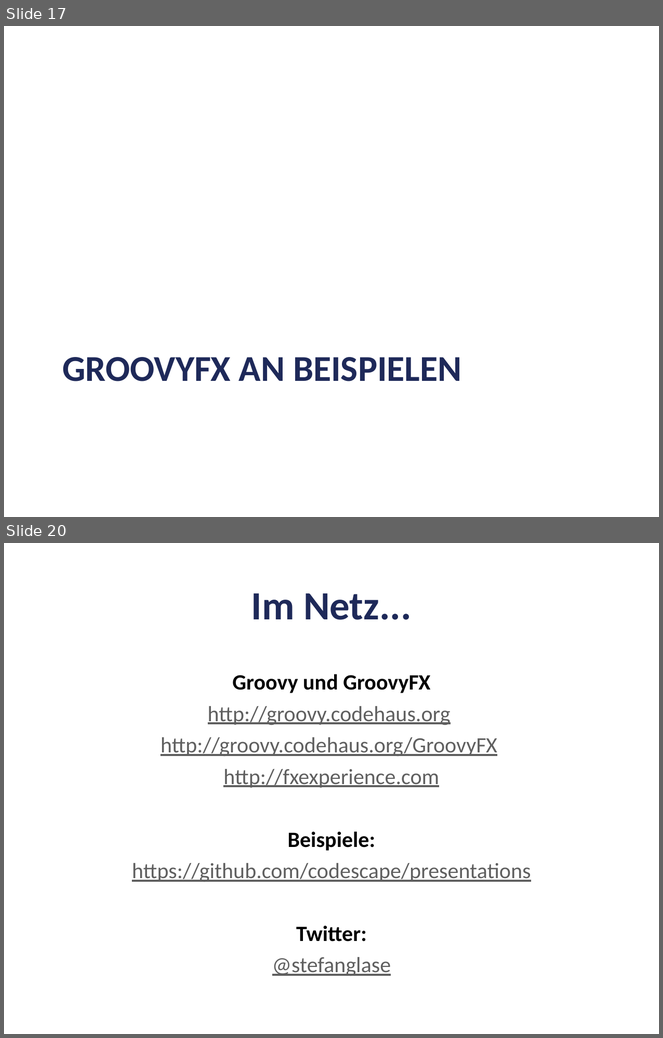
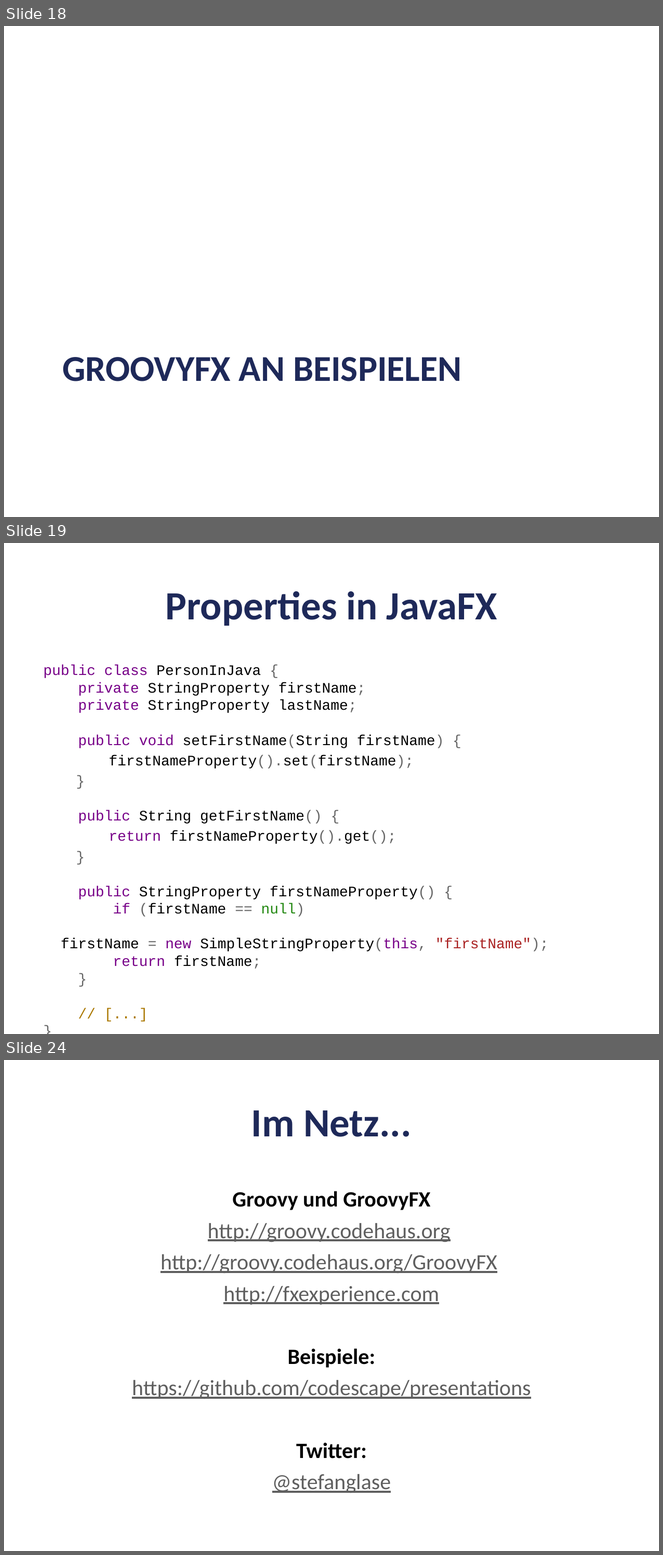
Before and after one commit to codescape/presentations, a slide deck: groovyfx-entfesselt-javafx/groovyfx-oop-2012.pptx. Shown one above the other, each under a label of ours: slides 17 and 20 before the commit, slides 18, 19 and 24 after it; the slides between them are not shown. The pictures are 663x1038 and 663x1555 pixels, drawn with LibreOffice and Linux fonts; fonts in the diff are those of the drawing; background and template pictures are left out. Boxes give left, top, right and bottom in pixels: in the first picture for what was removed or moved away, otherwise in the second. Text is boxed around its words. In the diff, an @@ line names an element or a change of style, - is before the commit and + after.

```diff
--- a/groovyfx-entfesselt-javafx/groovyfx-oop-2012.pptx
+++ b/groovyfx-entfesselt-javafx/groovyfx-oop-2012.pptx
@@ slide 19 added at (4,543,659,1034), background #FFFFFF @@
@@ title added at (165,591,497,626), 44 pt, text #1E2959, bold @@
+Properties in JavaFX
@@ text added at (44,665,549,969), 16 pt, text #000000 @@
+public class PersonInJava {
+private StringProperty firstName;
+private StringProperty lastName;
+public void setFirstName(String firstName) {
+firstNameProperty().set(firstName);
+}
+public String getFirstName() {
+return firstNameProperty().get();
+}
+public StringProperty firstNameProperty() {
+if (firstName == null)
+firstName = new SimpleStringProperty(this, "firstName");
+return firstName;
+}
+// [...]
+}
@@ what was slide 17 is now slide 18 @@
@@ what was slide 20 is now slide 24 @@
```
Also in this commit, not shown: 3 slides changed, 5 other slides added, 2 slides removed, 2 other files.
